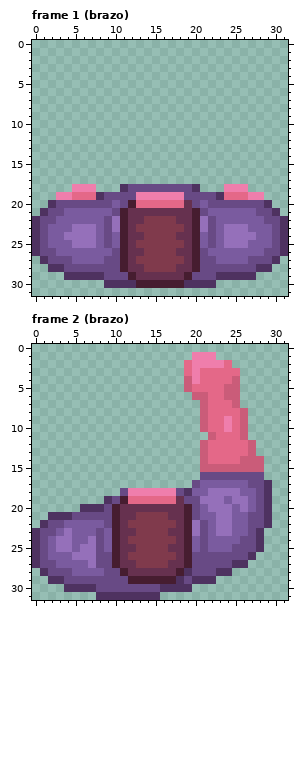
One commit to this pixel-art file: Assets/Sprites/Characters/Personaje.aseprite. This is how it looked before the edit.
32x32 pixels, 11 frames. Shown: frame 1 (brazo), frame 2 (brazo). The commit also changed other frames, which this record leaves out.
Now the later version:
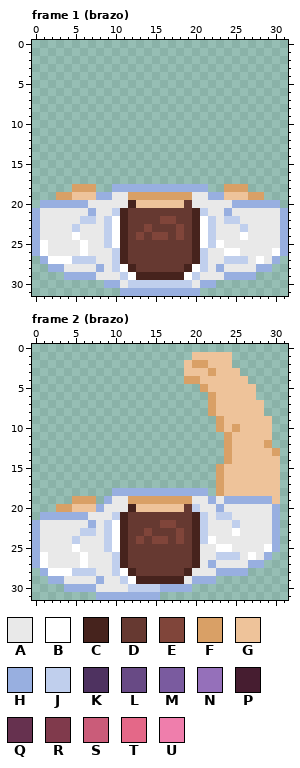
Palette (. is transparent): A #e9e9e9  B #ffffff  C #46231d  D #663931  E #80453a  F #d9a066  G #eec39a  H #98afe0  J #c0cfed  K #4e3260  L #684a85  M #7a5b9f  N #9570ba  P #461d30  Q #66314f  R #803a4c  S #ca5c79  T #e46888  U #ef7eac
Difference:
layer "camisa" added
layer "Cabeza" added
layer "brazo2" added
layer "Arms" removed
layer "Body" removed
layer "Head" removed
Changed rows in their new state; - is an unchanged pixel.
Frame 1 (brazo), layers "Cabeza", "camisa":
first column x 0:
18 -----FFF--HHHHHHHHHHHH--FFF-----
19 ---FFGGGHHAAFFFFFFFFAAHHGGGFF---
20 -HHHHHHAAAAACGGGGGGDAAAAAHHHHHH-
21 HAAAAAAHAAJCDDDDDDDDCJAAHAAAAAAH
22 HAAAAAJJAJBCDDDDEEDDCBJAJJAAAAAH
23 HAAAAJAAAJBCDDEDDDEDCBJAAAJAAAAH
24 HAAAABAAAJBCDEDEEDEDCBJAAABAAAAH
25 HBAAAABAAJBCDDDDDDDDCBJBAAAAAAAH
26 HBAAAABAAAJCDDDDDDDDCJAABBAAAABH
27 -HBBBJJJAAJCDDDDDDDDCJAAJJJABAH-
28 --HHAAAAHAJBCDDDDDDCBJAHAAAAHH--
29 ----HHHHAAAJBCCCCCCBJAAAHHHH----
30 ---------HHAJJJJJJJJAHH---------
31 -----------HHHHHHHHHH-----------
Frame 2 (brazo):
first column x 0:
 1 --------------------GGGGG------
 2 -------------------GFFGGG------
 3 -------------------GGGFGGG-----
 4 -------------------FFGGGGGG----
 5 -------------------..FGGGGGG---
 6 --------------------..FGGGGG---
 7 ---------------------.FGGGGGG--
 8 ---------------------.FGGGGGG--
 9 ---------------------..FGGGGGG-
10 ---------------------..FGFGGGG-
11 ----------------------..FGGGGG-
12 ---------------------...FGGGGF-
13 ---------------------...FGGGGGF
14 ---------------------...FGGGGGG
15 ---------------------..FGGGGGGG
16 ---------------------..FGGGGGGG
17 --------------------...FGGGGGGG
18 ----------HHHHHHHHHHHH.FGGGGGGG
19 -----FFF-HAAFFFFFFFFAAHAHHHHHHG
20 ---FFGGGHAAACGGGGGGDJAAHAAAAAAH
21 -HHHHHHAAAJCDDDDDDDDCJAJJAAAAAH
22 HAAAAAAHAJBCDDDDEEDDCJAAAJAAAAH
23 HAAAAAJJAJBCDDEDDDEDCJAAABAAAAH
24 HAAAAJAAAJBCDEDEEDEDCJBAAAAAAAH
25 HAAAABAAAJBCDDDDDDDDCAABBAAAABH
26 HBAAAABAAAJCDDDDDDDDCAAJJJABAH-
27 HBAAAABAAAJCDDDDDDDDCAHAAAAHH--
28 -HBBBJJJAAJBCDDDDDDCAAAHHHH----
29 --HHAAAAHAAJBCCCCCCAHHH--------
30 ----HHHHAAAAJJJJHHHH-----------
31 --------HHHHHHHH---------------
Changed places in both pictures, as pixel boxes (x1, y1, x2, y2):
changed: (32, 184, 288, 296)
changed: (32, 352, 280, 600)
